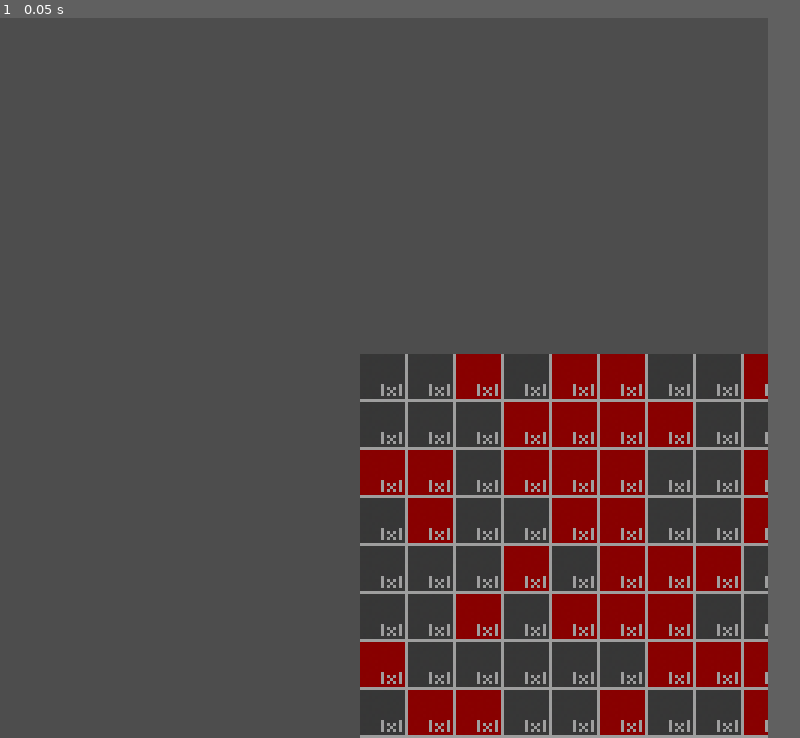
Above: before the commit, frame 1.
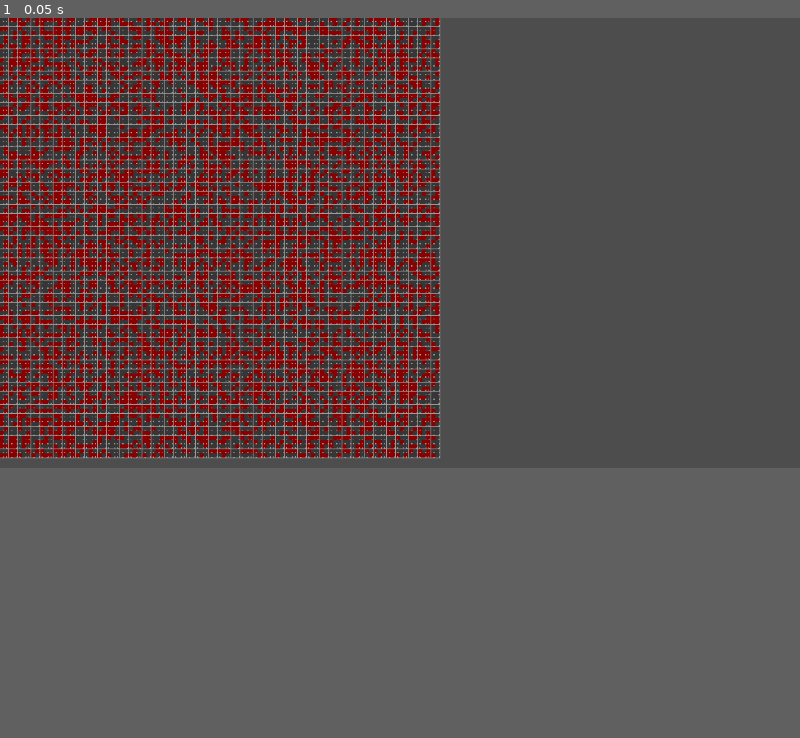
Above: after the commit, the same moment.

Repository: zach-sousa-dev/gdc-jam-1
Game: Godot game, scene res://scenes/procedural_generation.tscn
The game is run twice, just before and just after one commit, with the same random seed, the same clock (stepped at 60 frames per second) and the same inputs. This scene is started directly instead of the project's main scene.
Inputs:
- Up to frame 1 (0.05 s): no input
In our replay, the window is 768x720 before the commit and 800x450 after it. These sizes can differ from the game's own. Grey fills any space a smaller window leaves; there, only what the larger window draws over its background counts as a difference.

The runs differ from the first frame. In frame 1, 35% of the frame differs, in the area x 0-96%, y 0-100%.

Commit message:
adjusted camera position and removed centering of tiles and added comments

Diff:
--- a/project.godot
+++ b/project.godot
@@ -17,9 +17,6 @@
 
 [display]
 
-window/size/viewport_width=256
-window/size/viewport_height=240
-window/size/mode=2
 window/stretch/mode="viewport"
 window/stretch/scale_mode="integer"
 
--- a/scenes/procedural_generation.gd
+++ b/scenes/procedural_generation.gd
@@ -5,8 +5,8 @@
 const WALL_SCENE: PackedScene = preload("res://scenes/test_wall.tscn")
 const FLOOR_SCENE: PackedScene = preload("res://scenes/test_floor.tscn")
 
-const MAP_WIDTH = 256
-const MAP_HEIGHT = 256
+const MAP_WIDTH = 100
+const MAP_HEIGHT = 100
 
 const NUM_GENERATIONS = 4
 # Alive represents walls, dead is floor.
@@ -19,7 +19,7 @@
 # Called when the node enters the scene tree for the first time.
 func _ready() -> void:
 	map = initialize_map(MAP_WIDTH, MAP_HEIGHT, INITIAL_ALIVE_PERCENT)
-	draw_map(TILE_SIZE, map)
+	draw_map(TILE_SIZE, map, WALL_SCENE, FLOOR_SCENE)
 	print("There are this many rows: " + str(map.size()))
 
 
@@ -27,6 +27,9 @@
 func _process(delta: float) -> void:
 	pass
 
+
+# Fills the map with random tiles reprenting either alive or dead. Tiles have a
+# 'chance' percent chance of being alive, otherwise they are dead.
 func initialize_map(width: int, height: int, chance: float) -> Array:
 	var array = []
 	for i in height:
@@ -39,16 +42,19 @@
 		array.append(row)
 	return array
 
-func draw_map(tile_scale: int, array: Array) -> void:
+# Draws the map by instantiating walls or floors based on if the cell is true (wall)
+# or false (floor). Each object is spawned at the position
+# (x-index * tile_scale, y-index * tile_scale)
+func draw_map(tile_scale: int, array: Array, wall: PackedScene, floor: PackedScene) -> void:
 	for i in array.size() - 1:
 		for j in array[i].size() - 1:
 			if(array[i][j]):
-				var wall_instance = WALL_SCENE.instantiate()
+				var wall_instance = wall.instantiate()
 				wall_instance.position = Vector2(tile_scale * i, tile_scale * j)
 				add_child(wall_instance)
 				print("Created a wall at: " + str(wall_instance.position))
 			else:
-				var floor_instance = FLOOR_SCENE.instantiate()
+				var floor_instance = floor.instantiate()
 				floor_instance.position = Vector2(tile_scale * i, tile_scale * j)
 				add_child(floor_instance)
 				print("Created a floor at: " + str(floor_instance.position))
--- a/scenes/procedural_generation.tscn
+++ b/scenes/procedural_generation.tscn
@@ -6,3 +6,5 @@
 script = ExtResource("1_7ksoe")
 
 [node name="Camera2D" type="Camera2D" parent="."]
+anchor_mode = 0
+zoom = Vector2(0.4, 0.4)
--- a/scenes/test_floor.tscn
+++ b/scenes/test_floor.tscn
@@ -5,3 +5,4 @@
 [node name="test_floor" type="Sprite2D"]
 texture_filter = 1
 texture = ExtResource("1_rmnn5")
+centered = false
--- a/scenes/test_wall.tscn
+++ b/scenes/test_wall.tscn
@@ -5,3 +5,4 @@
 [node name="test_wall" type="Sprite2D"]
 texture_filter = 1
 texture = ExtResource("1_ybdiq")
+centered = false
